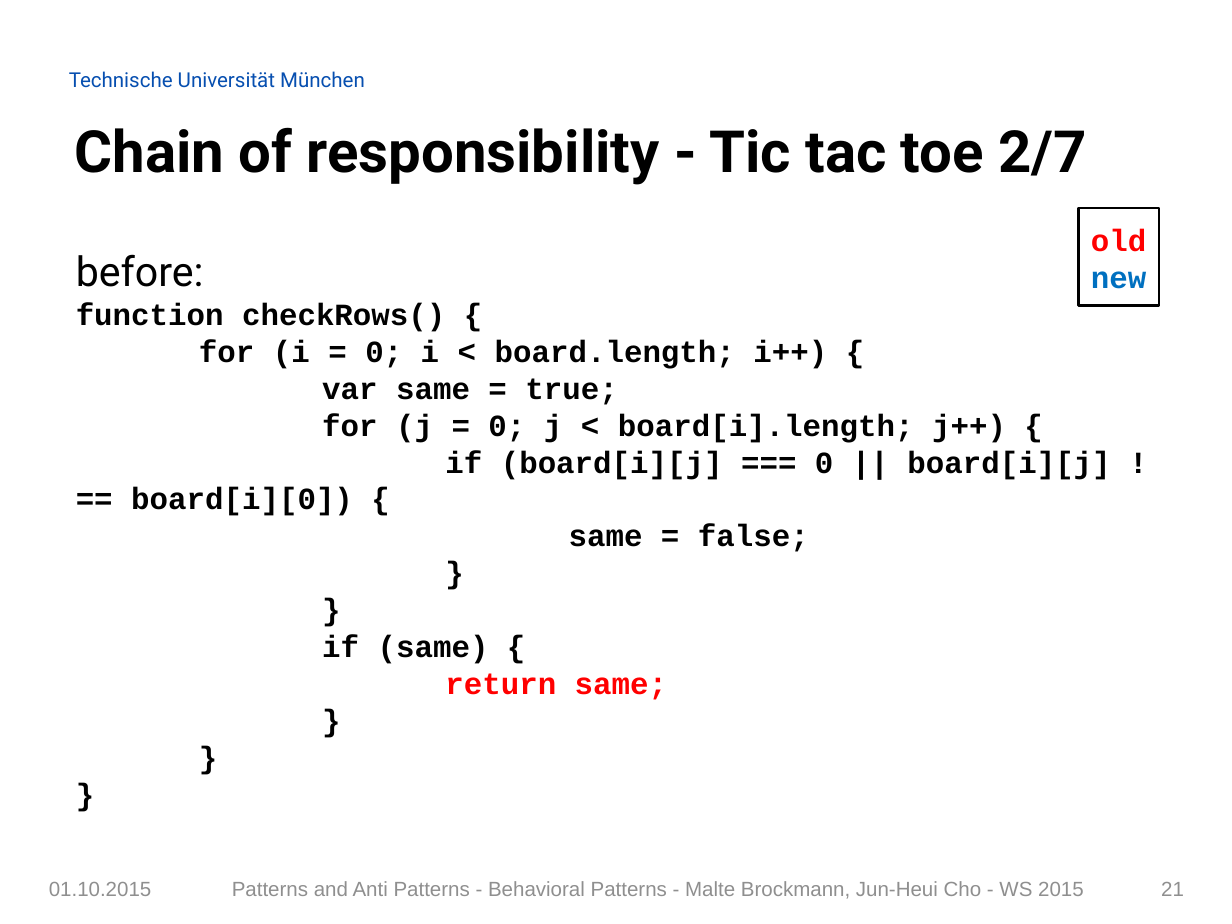
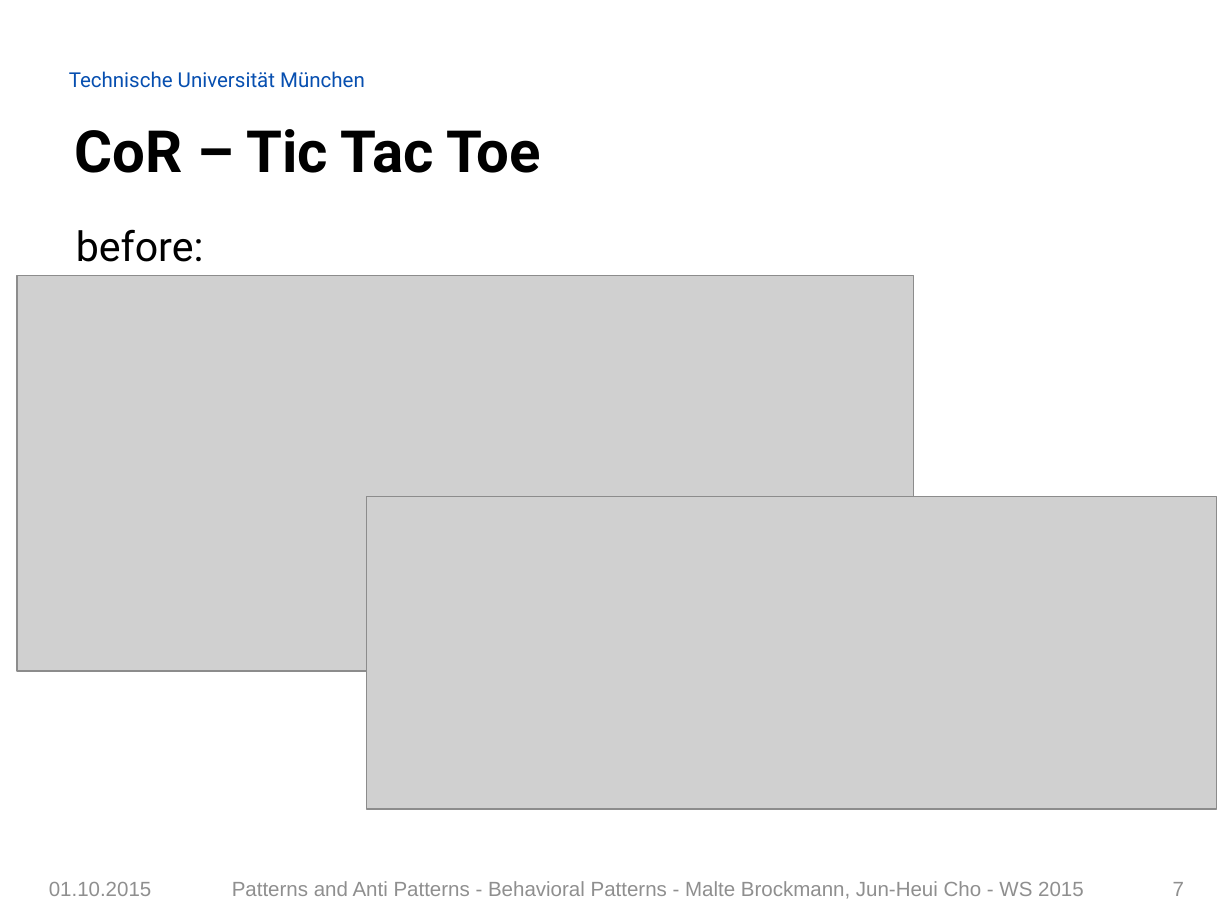
Before and after one commit to Painted6/Behavioral-design-patterns, a slide deck: slide 7 of Behavioral Patterns - JS Patterns and Anti Patterns.pptx (slide 21 before the commit). Drawn at 1232x924 pixels with LibreOffice and Linux fonts; fonts in the diff are those of the drawing; grey boxes stand for pictures; background and template pictures are left out. Boxes give left, top, right and bottom in pixels: in the first picture for what was removed or moved away, otherwise in the second. Text is boxed around its words. In the diff, an @@ line names an element or a change of style, - is before the commit and + after.

```diff
--- a/Behavioral Patterns - JS Patterns and Anti Patterns.pptx
+++ b/Behavioral Patterns - JS Patterns and Anti Patterns.pptx
@@ title at (75, 129, 540, 173): text changed @@
-Chain of responsibility - Tic tac toe 2/7
+CoR – Tic Tac Toe
@@ rectangle removed at (1079, 208, 1159, 306) @@
-old
-new
@@ text added at (76, 229, 204, 262), 24 pt, text #000000 @@
+before:
@@ text removed at (76, 254, 1110, 700) @@
-before:
-function checkRows() {
-for (i = 0; i < board.length; i++) {
-var same = true;
-for (j = 0; j < board[i].length; j++) {
-if (board[i][j] === 0 || board[i][j] !== board[i][0]) {
-same = false;
-}
-}
-if (same) {
-return same;
-}
-}
-}
@@ picture added at (17, 276, 914, 671) @@
@@ picture added at (366, 496, 1216, 809) @@
@@ page number at (1173, 882, 1184, 896): text changed @@
-21
+7
```
Also in this commit, not shown: 30 other slides changed, 3 slides removed.
